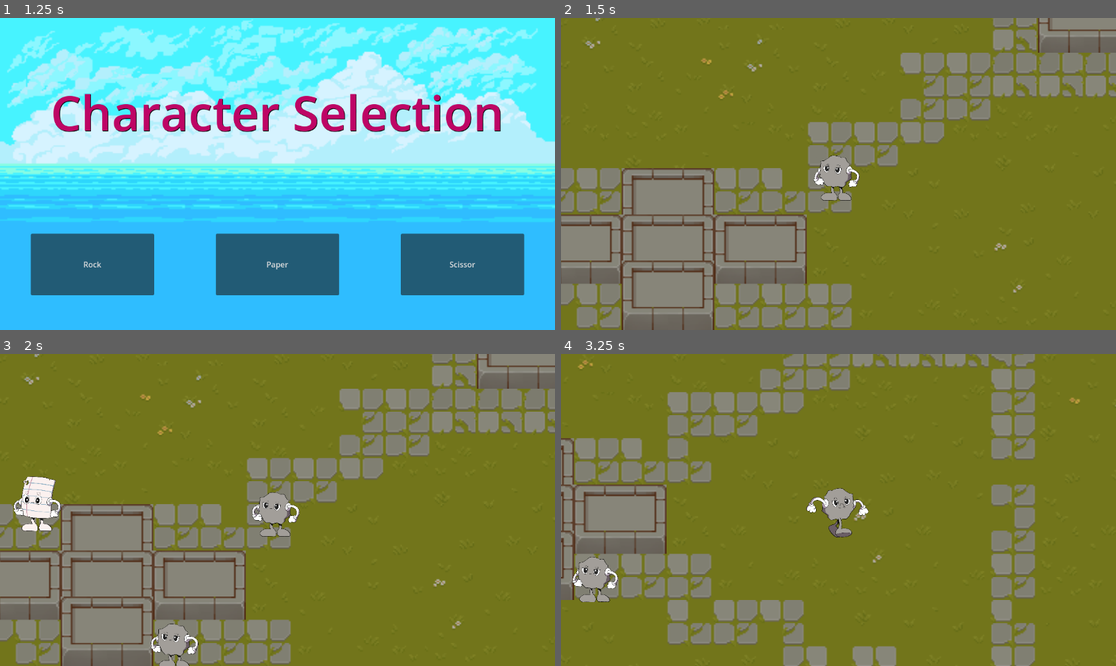
Above: before the commit, frames 1-4 (two rows, left to right).
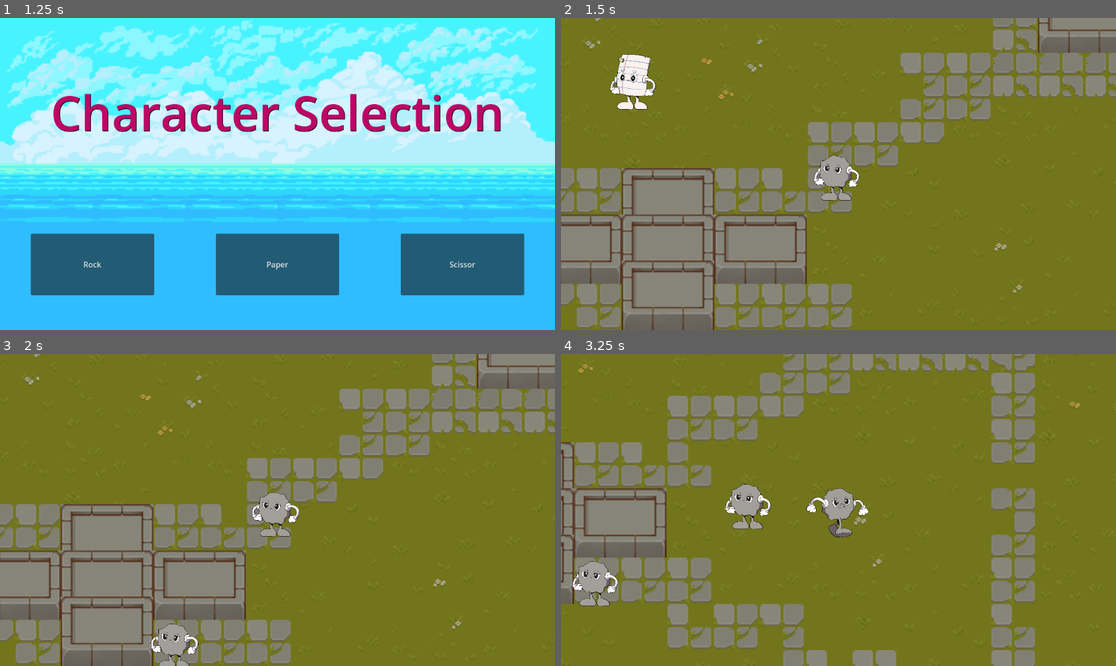
Above: after the commit, the same moments.

Repository: AKARandy/ROS
Game: Godot game, scene res://menus/menu.tscn
Two runs of this game, one before a commit and one after it. Both use one fixed random seed, a clock stepped at 60 frames per second and the inputs below.
Inputs:
- Up to frame 1 (1.25 s): click "Play" at 0.5 s
- Up to frame 2 (1.5 s): click "Rock" at 1.25 s
- Up to frame 3 (2 s): no input
- Up to frame 4 (3.25 s): hold Right (ui_right) 2.03-2.78 s; hold Down (ui_down) from 2.78 s (still down)

Frame 1 is identical in both runs. In frame 2, 1.0% of the frame differs, in the area x 8-18%, y 11-30%; in frame 3, 0.9%; in frame 4, 11%, in the area x 0-100%, y 0-100%.

Commit message:
A.I Respawn is fixed fuckers
HELL YEAAAHHH

Diff:
--- a/entities/enemy/ai_papper.gd
+++ b/entities/enemy/ai_papper.gd
@@ -33,15 +33,6 @@
 func _on_player_detection_body_entered(body):
 	if body.has_method("get_entity_type"):
 		var entity_type = body.get_entity_type()
-		if body.name == "player":
-			if EntityRoles.role == EntityRoles.Roles.ROCK:
-				the_chased = body.position
-				chase = true
-			if EntityRoles.role == EntityRoles.Roles.SCISSOR:
-				chase = false
-				the_chased = null
-				state = FLEEING
-				body_to_flee_from = body.position
 		if entity_type == EntityRoles.Roles.ROCK:
 			the_chased = body.position
 			chase = true
@@ -54,13 +45,6 @@
 func _on_player_detection_body_exited(body):
 	if body.has_method("get_entity_type"):
 		var entity_type = body.get_entity_type()
-		if body.name == "player":
-			if EntityRoles.role == EntityRoles.Roles.ROCK:
-				chase = false
-				the_chased = null
-			if EntityRoles.role == EntityRoles.Roles.SCISSOR:
-				state = ROAMING
-				random_target_pos = position
 		if entity_type == EntityRoles.Roles.ROCK:
 			chase = false
 			the_chased = null
@@ -72,15 +56,14 @@
 func _on_player_death_body_entered(body):
 	if body.has_method("get_entity_type"):
 		var entity_type = body.get_entity_type()
-		if body.name == "player":
-			if EntityRoles.role == EntityRoles.Roles.SCISSOR:
-				chase = false
-				the_chased = null
-				self.queue_free()
 		if entity_type == EntityRoles.Roles.SCISSOR:
 			chase = false
 			the_chased = null
 			self.queue_free()
-
+			Tracker.paperNum -= 1
+			print("Paper: ", Tracker.paperNum)
+			print("Rock: ", Tracker.rockNum)
+			print("Scissor: ", Tracker.scissorNum)
+			print("\n")
 func get_entity_type():
 	return ENTITY_TYPE
--- a/entities/enemy/ai_rock.gd
+++ b/entities/enemy/ai_rock.gd
@@ -33,15 +33,6 @@
 func _on_player_detection_body_entered(body):
 	if body.has_method("get_entity_type"):
 		var entity_type = body.get_entity_type()
-		if body.name == "player":
-			if EntityRoles.role == EntityRoles.Roles.SCISSOR:
-				the_chased = body.position
-				chase = true
-			if EntityRoles.role == EntityRoles.Roles.PAPER:
-				chase = false
-				the_chased = null
-				state = FLEEING
-				body_to_flee_from = body.position
 		if entity_type == EntityRoles.Roles.SCISSOR:
 			the_chased = body.position
 			chase = true
@@ -54,13 +45,6 @@
 func _on_player_detection_body_exited(body):
 	if body.has_method("get_entity_type"):
 		var entity_type = body.get_entity_type()
-		if body.name == "player":
-			if EntityRoles.role == EntityRoles.Roles.SCISSOR:
-				chase = false
-				the_chased = null
-			if EntityRoles.role == EntityRoles.Roles.PAPER:
-				state = ROAMING
-				random_target_pos = position
 		if entity_type == EntityRoles.Roles.PAPER:
 			chase = false
 			the_chased = null
@@ -72,15 +56,15 @@
 func _on_player_death_body_entered(body):
 	if body.has_method("get_entity_type"):
 		var entity_type = body.get_entity_type()
-		if body.name == "player":
-			if EntityRoles.role == EntityRoles.Roles.PAPER:
-				chase = false
-				the_chased = null
-				self.queue_free()
 		if entity_type == EntityRoles.Roles.PAPER:
 			chase = false
 			the_chased = null
 			self.queue_free()
+			Tracker.rockNum -= 1
+			print("Paper: ", Tracker.paperNum)
+			print("Rock: ", Tracker.rockNum)
+			print("Scissor: ", Tracker.scissorNum)
+			print("\n")
 
 func get_entity_type():
 	return ENTITY_TYPE
--- a/entities/enemy/ai_scissor.gd
+++ b/entities/enemy/ai_scissor.gd
@@ -33,15 +33,6 @@
 func _on_player_detection_body_entered(body):
 	if body.has_method("get_entity_type"):
 		var entity_type = body.get_entity_type()
-		if body.name == "player":
-			if EntityRoles.role == EntityRoles.Roles.PAPER:
-				the_chased = body.position
-				chase = true
-			if EntityRoles.role == EntityRoles.Roles.ROCK:
-				chase = false
-				the_chased = null
-				state = FLEEING
-				body_to_flee_from = body.position
 		if entity_type == EntityRoles.Roles.PAPER:
 			the_chased = body.position
 			chase = true
@@ -54,13 +45,6 @@
 func _on_player_detection_body_exited(body):
 	if body.has_method("get_entity_type"):
 		var entity_type = body.get_entity_type()
-		if body.name == "player":
-			if EntityRoles.role == EntityRoles.Roles.PAPER:
-				chase = false
-				the_chased = null
-			if EntityRoles.role == EntityRoles.Roles.ROCK:
-				state = ROAMING
-				random_target_pos = position
 		if entity_type == EntityRoles.Roles.PAPER:
 			chase = false
 			the_chased = null
@@ -69,19 +53,17 @@
 			random_target_pos = position
 
 
-
 func _on_player_death_body_entered(body):
 	if body.has_method("get_entity_type"):
 		var entity_type = body.get_entity_type()
-		if body.name == "player":
-			if EntityRoles.role == EntityRoles.Roles.ROCK:
-				chase = false
-				the_chased = null
-				self.queue_free()
 		if entity_type == EntityRoles.Roles.ROCK:
 			chase = false
 			the_chased = null
 			self.queue_free()
-
+			Tracker.scissorNum -= 1
+			print("Paper: ", Tracker.paperNum)
+			print("Rock: ", Tracker.rockNum)
+			print("Scissor: ", Tracker.scissorNum)
+			print("\n")
 func get_entity_type():
 	return ENTITY_TYPE
--- a/scene/world.gd
+++ b/scene/world.gd
@@ -4,27 +4,40 @@
 var rock = preload("res://entities/enemy/ai_rock.tscn")
 var scissor = preload("res://entities/enemy/ai_scissor.tscn")
 
+const SPAWN_INTERVAL = 5.0  # Adjust this value to change the spawn interval (in seconds)
 
-# Called when the node enters the scene tree for the first time.
-func _process(delta):
-	while Tracker.paperNum < 5:
-		#await get_tree().create_timer(3.0)
+func _ready():
+	spawn_enemies()
+	$SpawnTimer.wait_time = SPAWN_INTERVAL
+	$SpawnTimer.start()
+	print("Paper: ", Tracker.paperNum)
+	print("Rock: ", Tracker.rockNum)
+	print("Scissor: ", Tracker.scissorNum)
+	print("\n")
+
+func _on_spawn_timer_timeout():
+	spawn_enemies()
+	$SpawnTimer.start()  # Restart the timer for the next spawn
+	print("Paper: ", Tracker.paperNum)
+	print("Rock: ", Tracker.rockNum)
+	print("Scissor: ", Tracker.scissorNum)
+	print("\n")
+
+func spawn_enemies():
+	if Tracker.paperNum < 5:
 		var mob = paper.instantiate()
 		mob.position = Vector2(575, 300)
 		add_child(mob)
 		Tracker.paperNum += 1
-	while Tracker.rockNum < 5:
-		#await get_tree().create_timer(3.0)
+
+	if Tracker.rockNum < 5:
 		var mob = rock.instantiate()
 		mob.position = Vector2(1000, 500)
 		add_child(mob)
 		Tracker.rockNum += 1
-	while Tracker.scissorNum < 5:
-		#await get_tree().create_timer(3.0)
+
+	if Tracker.scissorNum < 5:
 		var mob = scissor.instantiate()
 		mob.position = Vector2(250, 500)
 		add_child(mob)
 		Tracker.scissorNum += 1
-	print("Paper: ", Tracker.paperNum)
-	print("Rock: ", Tracker.rockNum)
-	print("Scissor: ", Tracker.scissorNum)
--- a/scene/world.tscn
+++ b/scene/world.tscn
@@ -26,3 +26,7 @@
 
 [node name="ai_paper" parent="Mobs" instance=ExtResource("5_wim0h")]
 position = Vector2(474, 360)
+
+[node name="SpawnTimer" type="Timer" parent="."]
+
+[connection signal="timeout" from="SpawnTimer" to="." method="_on_spawn_timer_timeout"]
